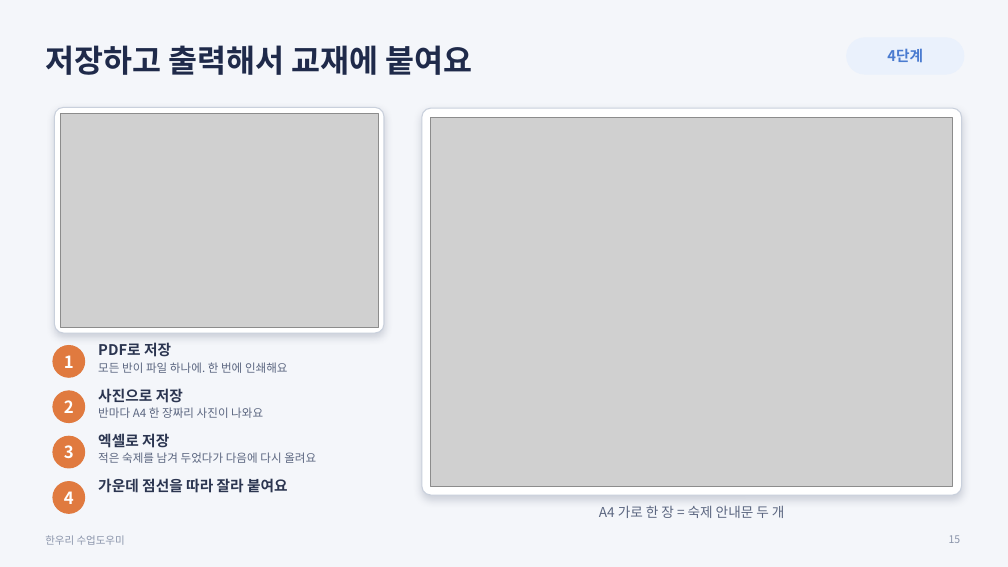
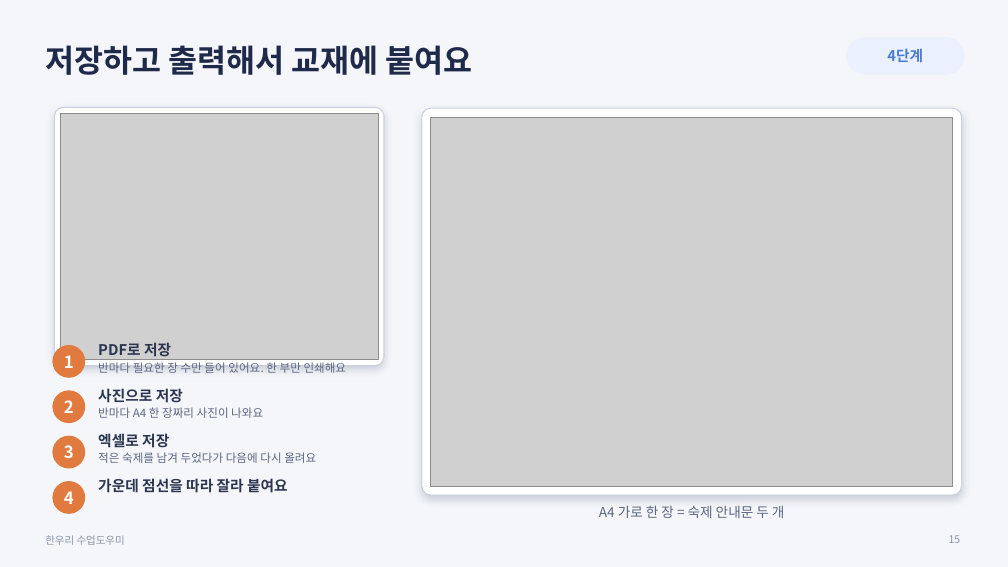
Before and after one commit to mijini164-ui/hanuri-homework-notice, a slide deck: slide 15 of forms/한우리_수업도우미_사용안내.pptx. Drawn at 1008x567 pixels with LibreOffice and Linux fonts; fonts in the diff are those of the drawing; grey boxes stand for pictures. Boxes give left, top, right and bottom in pixels: in the first picture for what was removed or moved away, otherwise in the second. Text is boxed around its words. In the diff, an @@ line names an element or a change of style, - is before the commit and + after.

```diff
--- a/forms/한우리_수업도우미_사용안내.pptx
+++ b/forms/한우리_수업도우미_사용안내.pptx
@@ rounded rectangle: place and size @@
-rounded rectangle at <box>54,107,384,333</box>
+rounded rectangle at <box>54,107,384,366</box>
@@ rounded rectangle at <box>54,107,384,366</box>: proportions changed @@
@@ picture: place and size @@
-picture at <box>60,113,378,327</box>
+picture at <box>60,113,378,360</box>
@@ text at <box>98,362,347,373</box>: text changed @@
-모든 반이 파일 하나에. 한 번에 인쇄해요
+반마다 필요한 장 수만 들어 있어요. 한 부만 인쇄해요
```
Also in this commit, not shown: 1 other slide changed, 4 other files.
